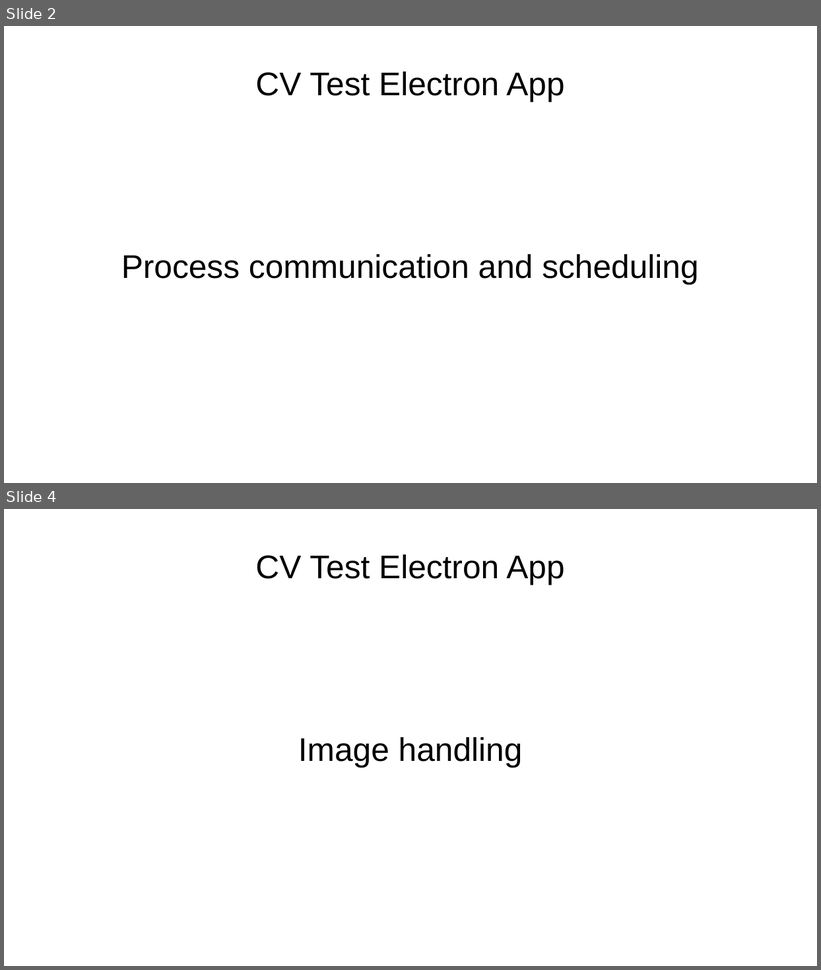
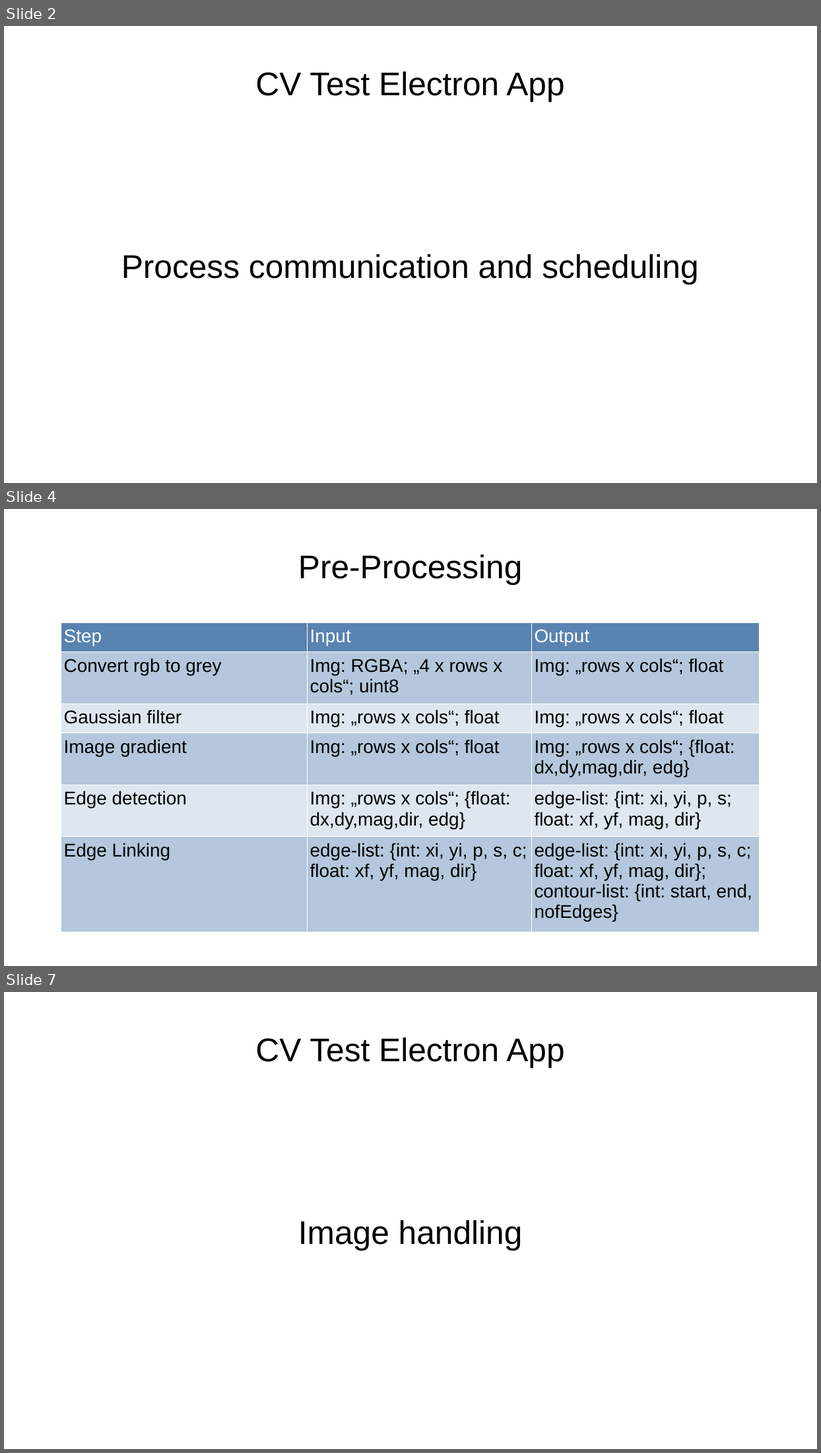
Before and after one commit to AxelTe/cvTestElectron, a slide deck: insides.odp. Shown one above the other, each under a label of ours: slides 2 and 4 before the commit, slides 2, 4 and 7 after it; the slides between them are not shown. The pictures are 821x970 and 821x1453 pixels, drawn with LibreOffice and Linux fonts; fonts in the diff are those of the drawing. Boxes give left, top, right and bottom in pixels: in the first picture for what was removed or moved away, otherwise in the second. Text is boxed around its words. In the diff, an @@ line names an element or a change of style, - is before the commit and + after.

Commit message:
linking and contours

```diff
--- a/insides.odp
+++ b/insides.odp
@@ slide 4 added at <box>4,509,817,966</box>, background #FFFFFF @@
@@ title added at <box>298,555,522,584</box>, 32 pt, text #000000 @@
+Pre-Processing
@@ table added at <box>61,623,760,925</box>, 6 rows, 3 columns @@
+Step | Input | Output
+Convert rgb to grey | Img: RGBA; „4 x rows x cols“; uint8 | Img: „rows x cols“; float
+Gaussian filter | Img: „rows x cols“; float | Img: „rows x cols“; float
+Image gradient | Img: „rows x cols“; float | Img: „rows x cols“; {float: dx,dy,mag,dir, edg}
+Edge detection | Img: „rows x cols“; {float: dx,dy,mag,dir, edg} | edge-list: {int: xi, yi, p, s; float: xf, yf, mag, dir}
+Edge Linking | edge-list: {int: xi, yi, p, s, c; float: xf, yf, mag, dir} | edge-list: {int: xi, yi, p, s, c; float: xf, yf, mag, dir}; contour-list: {int: start, end, nofEdges}
@@ what was slide 4 is now slide 7 @@
```
Also in this commit, not shown: 2 other slides added, 5 slides removed, 12 other files.
